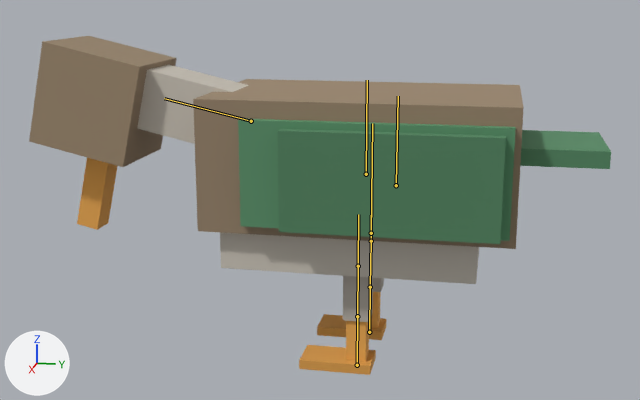
One commit to the glTF model assets/creatures/duck/model.glb: the scene before it, then after it.
Camera for both pictures: a 50 mm camera at (0.745, 0.108, 0.323) aimed at (-0.004, -0.041, 0.135). Arrows for +X, +Y and +Z are at lower left; the lights stay in place. The older version comes first. Both versions are drawn at frame 6 of the action 'eat'; the numbers are the values there. The bones that change, and the others that lie on the model, are drawn over the model as lines.

The first picture shows 'built'.
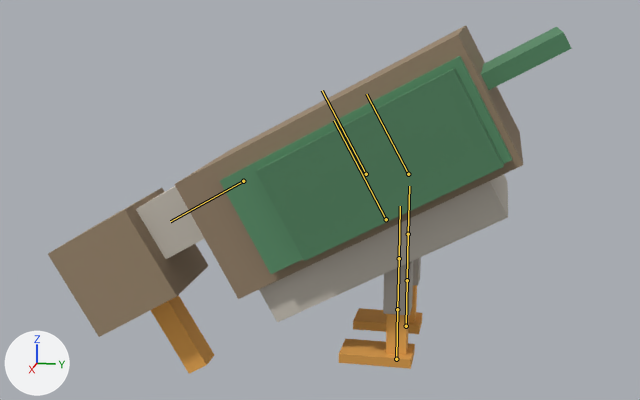
The change in detail:
Bone 'body' (bone_body) turns from (0, 0, 0) to (29, 0, 0) degrees about its own x, y and z.
Bone 'head' (bone_head) turns from (77, 0, 0) to (92, 0, 0) degrees about its own x, y and z.
Bone 'leg_l0' (bone_leg_l0) turns from (0, 0, 0) to (-29, 0, 0) degrees about its own x, y and z.
Bone 'leg_r0' (bone_leg_r0) turns from (0, 0, 0) to (-29, 0, 0) degrees about its own x, y and z.

Changed parts and their boxes [x1, y1, x2, y2] in the pictures (640 x 400 px):
'built', posed (10% narrower)
    before: [29, 36, 611, 375]
    after: [48, 25, 572, 374]
bone 'body', root to tip
    before: (366, 174) to (367, 80)
    after: (366, 174) to (322, 90)
bone 'head', root to tip
    before: (251, 121) to (164, 98)
    after: (243, 181) to (170, 221)
bone 'leg_l0', root to tip
    before: (371, 241) to (371, 193)
    after: (408, 234) to (409, 186)
bone 'leg_r0', root to tip
    before: (358, 266) to (358, 214)
    after: (399, 258) to (400, 206)
